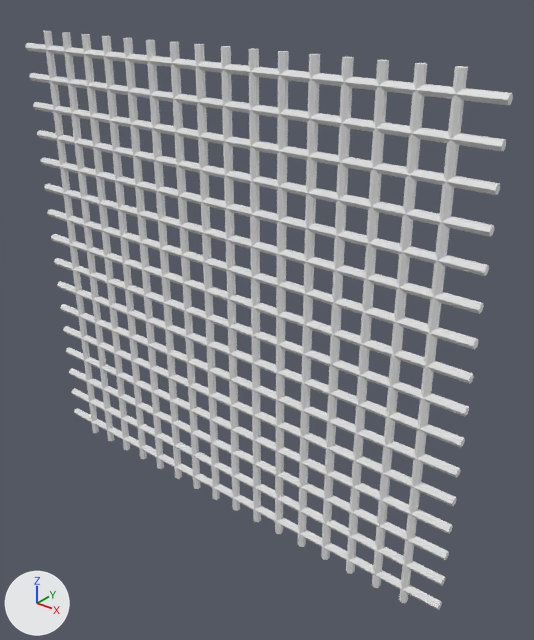
Two versions of the glTF model Asset/Blender/Object/Object_Metal_Grid.glb, one commit apart.
Before and after are seen from a 50 mm lens placed at (2.78, -3.02, 3.4), pointed at (0.24, 0.15, 1.43). Arrows for +X, +Y and +Z are at lower left; the lights stay in place. The first picture is the older version. Vertices at exactly the same position are counted once.

In view in the first picture: 'Metal_Wall'.
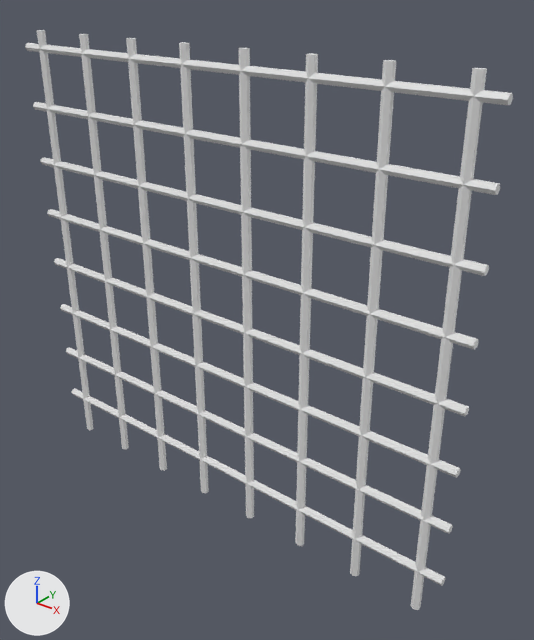
Boxes (x1, y1, x2, y2) around the edits, measured in the pictures (534 x 640 px; the box of a moved part takes in the faces that stretch with it):
'Metal_Wall', reshaped: before (25, 31, 513, 610); after (25, 30, 513, 610)
part 1 of me_cylinder_002, moved or reshaped: before (43, 31, 99, 433); after (37, 30, 94, 430)
part 2 of me_cylinder_002, moved or reshaped: before (81, 34, 130, 450); after (79, 34, 129, 449)
part 3 of me_cylinder_002, moved or reshaped: before (123, 38, 164, 469); after (126, 38, 167, 471)
part 4 of me_cylinder_002, moved or reshaped: before (169, 42, 201, 489); after (179, 42, 209, 493)
part 5 of me_cylinder_002, moved or reshaped: before (248, 48, 261, 522); after (239, 48, 254, 518)
part 6 of me_cylinder_002, moved or reshaped: before (298, 54, 320, 547); after (295, 53, 318, 546)
part 7 of me_cylinder_002, moved or reshaped: before (346, 60, 389, 574); after (350, 60, 396, 576)
part 8 of me_cylinder_002, moved or reshaped: before (399, 66, 468, 603); after (411, 68, 487, 610)
part 9 of me_cylinder_002, deleted: before (29, 32, 506, 610)

Patch to the scene script:
```diff
--- a/Asset/Blender/Object/Object_Metal_Grid.glb.py
+++ b/Asset/Blender/Object/Object_Metal_Grid.glb.py
@@ me_cylinder_002 @@
 # used by ob_metal_wall; location = (0.0, 0.0, 0.0)
-me_cylinder_002.from_pydata(...)  # 384 vertices, 640 faces; spans x -1.62..1.62, y -0.03..0.03, z 0.0..3.0
+me_cylinder_002.from_pydata(...)  # 192 vertices, 320 faces; spans x -1.62..1.62, y -0.03..0.03, z 0.0..3.0
+# me_cylinder_002 part 1: the loose piece of 12 vertices spanning x -1.42..-1.38, y -0.03..0.03, z 0.0..3.0 is moved by (-0.07, 0.0, 0.0)
+# me_cylinder_002 part 2: the loose piece of 12 vertices spanning x -1.05..-1.0, y -0.03..0.03, z 0.0..3.0 is moved by (-0.02, 0.0, 0.0)
+# me_cylinder_002 part 3: the loose piece of 12 vertices spanning x -0.68..-0.63, y -0.03..0.03, z 0.0..3.0 is moved by (0.03, 0.0, 0.0)
+# me_cylinder_002 part 4: the loose piece of 12 vertices spanning x -0.3..-0.26, y -0.03..0.03, z 0.0..3.0 is moved by (0.08, 0.0, 0.0)
+# me_cylinder_002 part 5: the loose piece of 12 vertices spanning x 0.25..0.3, y -0.03..0.03, z 0.0..3.0 is moved by (-0.06, 0.0, 0.0)
+# me_cylinder_002 part 6: the loose piece of 12 vertices spanning x 0.63..0.67, y -0.03..0.03, z 0.0..3.0 is moved by (-0.01, 0.0, 0.0)
+# me_cylinder_002 part 7: the loose piece of 12 vertices spanning x 1.0..1.05, y -0.03..0.03, z 0.0..3.0 is moved by (0.03, 0.0, 0.0)
+# me_cylinder_002 part 8: the loose piece of 12 vertices spanning x 1.37..1.42, y -0.03..0.03, z 0.0..3.0 is moved by (0.08, 0.0, 0.0)
+# me_cylinder_002 part 9: 16 loose pieces with 192 vertices, spanning x -1.62..1.62, y -0.03..0.03, z 0.0..3.0, are deleted
```
